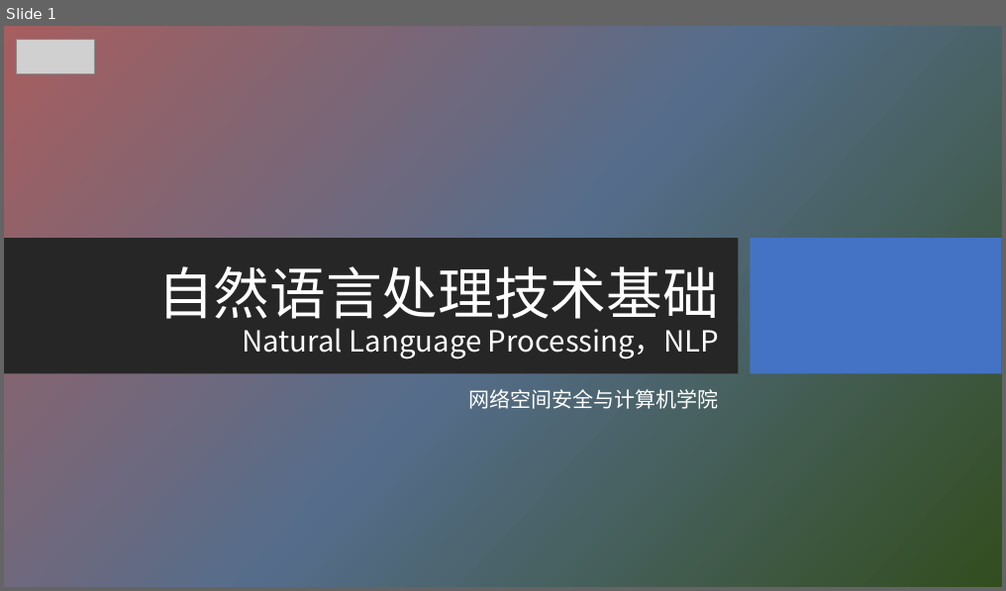
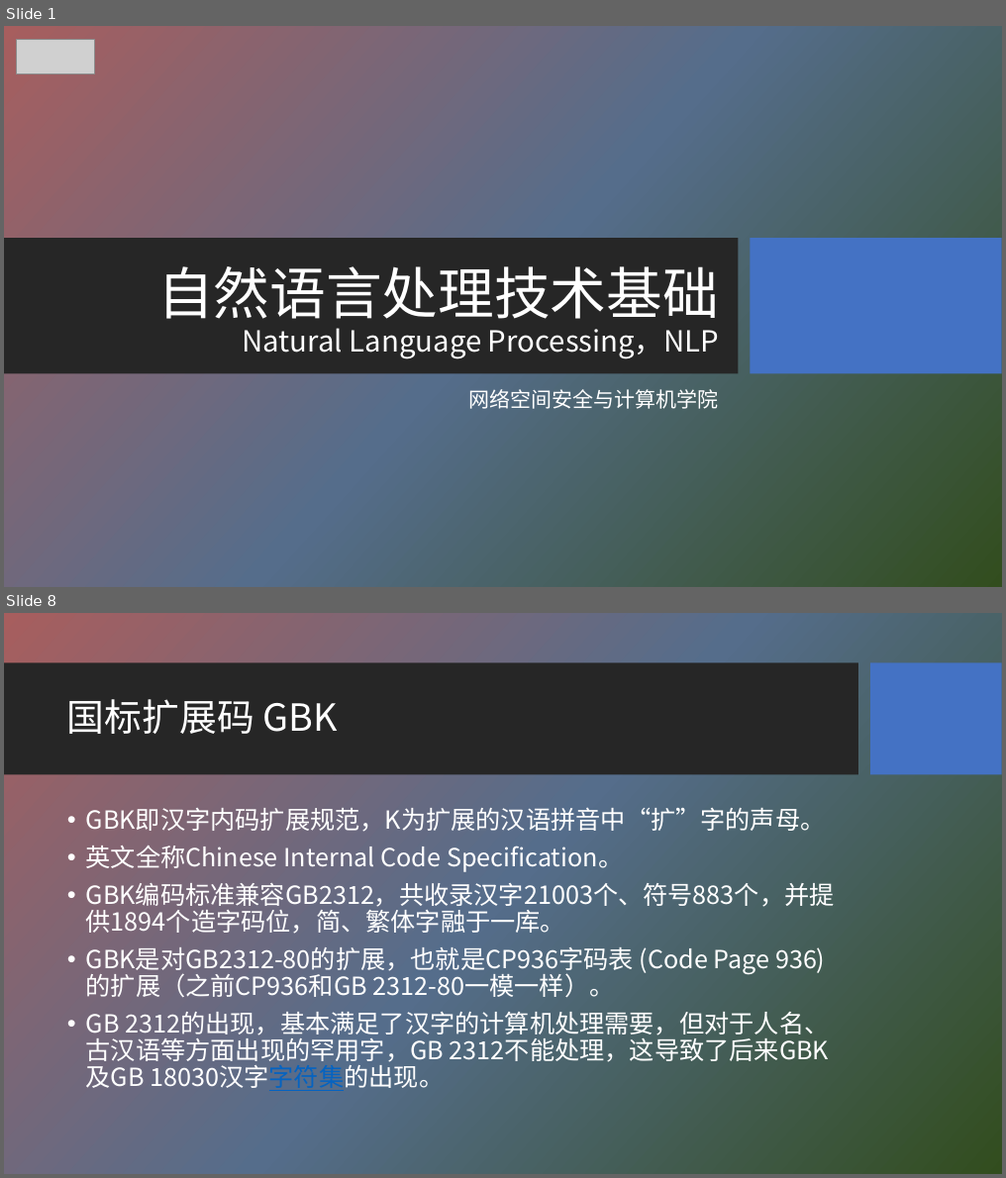
Before and after one commit to HBU/NLP_PPT, a slide deck: PPT-2020/ch06 字符编码与字频统计.pptx. Shown one above the other, each under a label of ours: slide 1 before the commit, slides 1 and 8 after it; the slides between them are not shown. The pictures are 1006x591 and 1006x1178 pixels, drawn with LibreOffice and Linux fonts; fonts in the diff are those of the drawing; grey boxes stand for pictures; background and template pictures are left out. Boxes give left, top, right and bottom in pixels: in the first picture for what was removed or moved away, otherwise in the second. Text is boxed around its words. In the diff, an @@ line names an element or a change of style, - is before the commit and + after.

```diff
--- a/PPT-2020/ch06 字符编码与字频统计.pptx
+++ b/PPT-2020/ch06 字符编码与字频统计.pptx
@@ slide 8 added at [4,613,1002,1174], background picture (left out) @@
@@ rectangle added at [4,663,858,775], fill #262626 @@
@@ rectangle added at [871,663,1002,775], fill #4472C4 @@
@@ title added at [67,699,337,734], 36 pt, text #FFFFFF @@
+国标扩展码 GBK
@@ text added at [86,807,835,1091], 24 pt, text #FFFFFF @@
+• GBK即汉字内码扩展规范，K为扩展的汉语拼音中“扩”字的声母。
+• 英文全称Chinese Internal Code Specification。
+• GBK编码标准兼容GB2312，共收录汉字21003个、符号883个，并提供1894个造字码位，简、繁体字融于一库。
+• GBK是对GB2312-80的扩展，也就是CP936字码表 (Code Page 936)的扩展（之前CP936和GB 2312-80一模一样）。
+• GB 2312的出现，基本满足了汉字的计算机处理需要，但对于人名、古汉语等方面出现的罕用字，GB 2312不能处理，这导致了后来GBK及GB 18030汉字字符集的出现。
```
Also in this commit, not shown: 4 slides changed, 4 other slides added, 1 other file.
